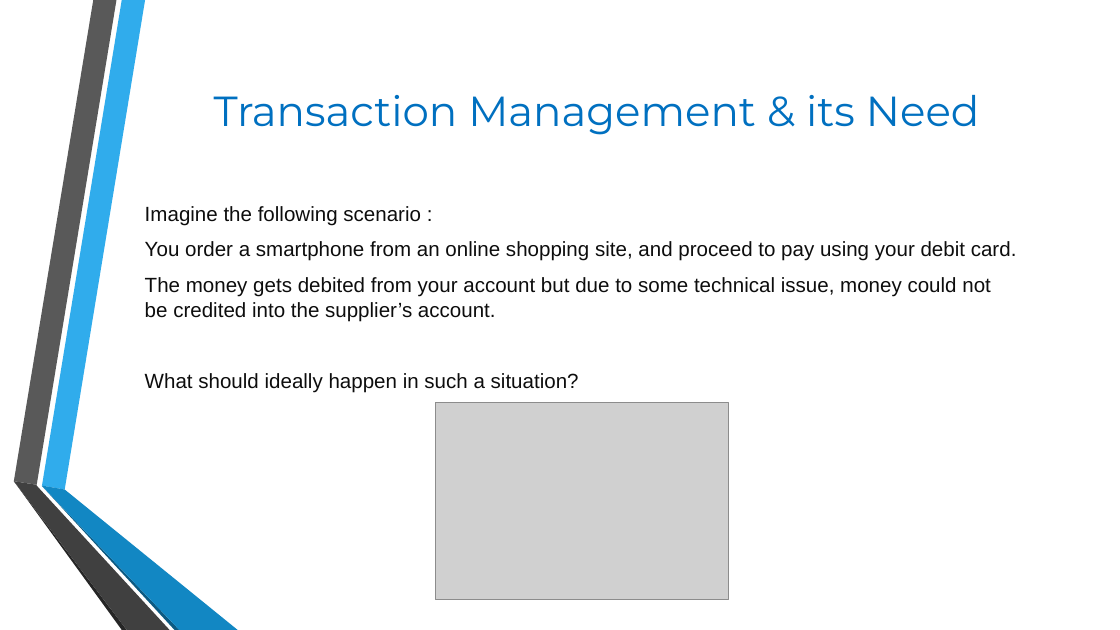
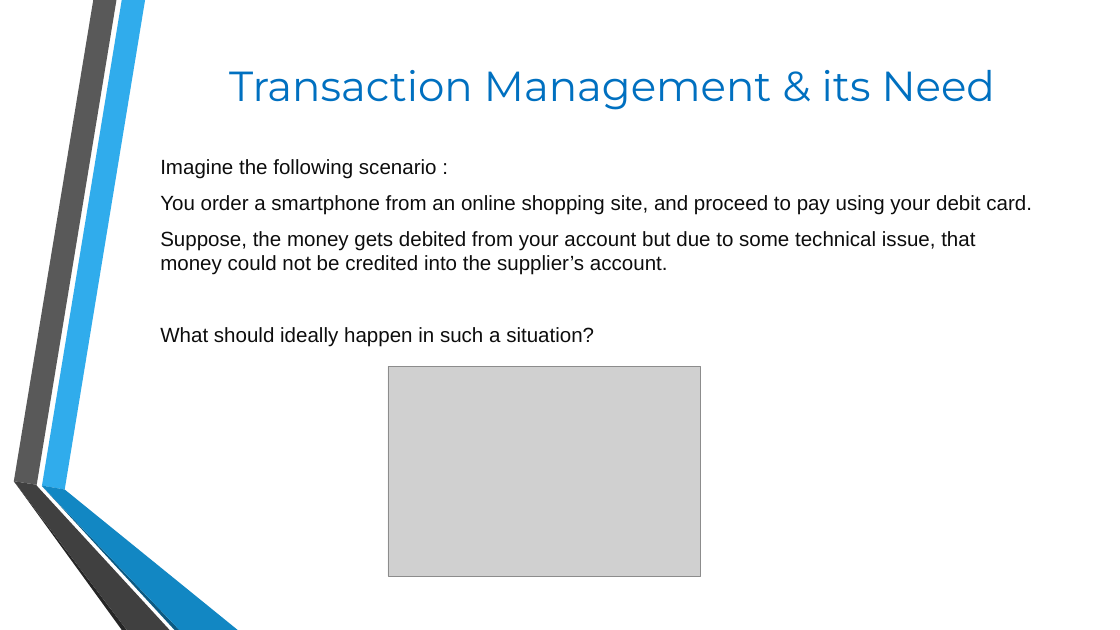
Before and after one commit to SohamPurohit/Team, a slide deck: slide 3 of Shubham.pptx. Drawn at 1120x630 pixels with LibreOffice and Linux fonts; fonts in the diff are those of the drawing; grey boxes stand for pictures; background and template pictures are left out. Boxes give left, top, right and bottom in pixels: in the first picture for what was removed or moved away, otherwise in the second. Text is boxed around its words. In the diff, an @@ line names an element or a change of style, - is before the commit and + after.

```diff
--- a/Shubham.pptx
+++ b/Shubham.pptx
@@ title "Transaction Management & its Need": place and size @@
-title "Transaction Management & its Need" at [214, 95, 979, 135]
+title "Transaction Management & its Need" at [229, 70, 995, 110]
@@ text "Imagine the following scenario :": place and size @@
-text "Imagine the following scenario :" at [145, 206, 1017, 393]
+text "Imagine the following scenario :" at [160, 159, 1032, 347]
@@ text at [160, 231, 975, 275]: text changed @@
-The money gets debited from your account but due to some technical issue, money could not be credited into the supplier’s account.
+Suppose, the money gets debited from your account but due to some technical issue, that money could not be credited into the supplier’s account.
@@ picture: place and size @@
-picture at [435, 403, 728, 600]
+picture at [388, 366, 701, 576]
```
Also in this commit, not shown: 2 other slides changed.
